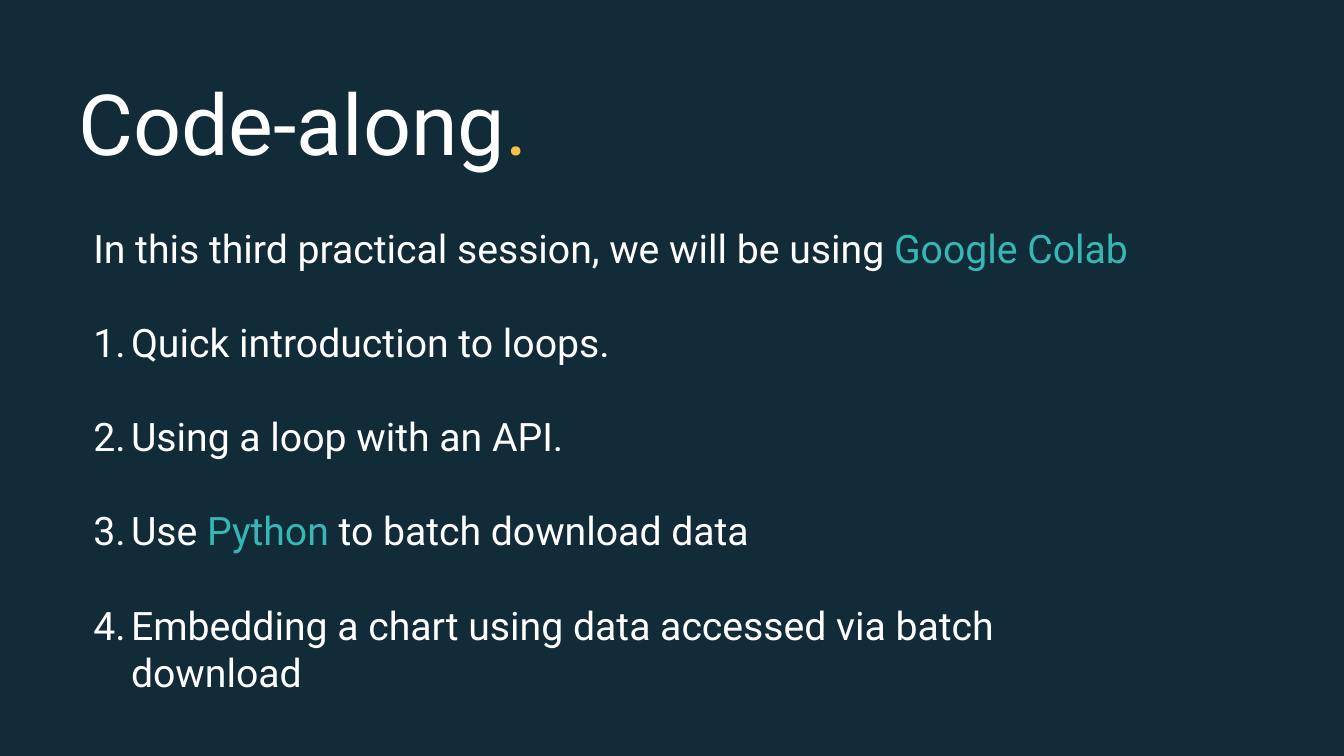
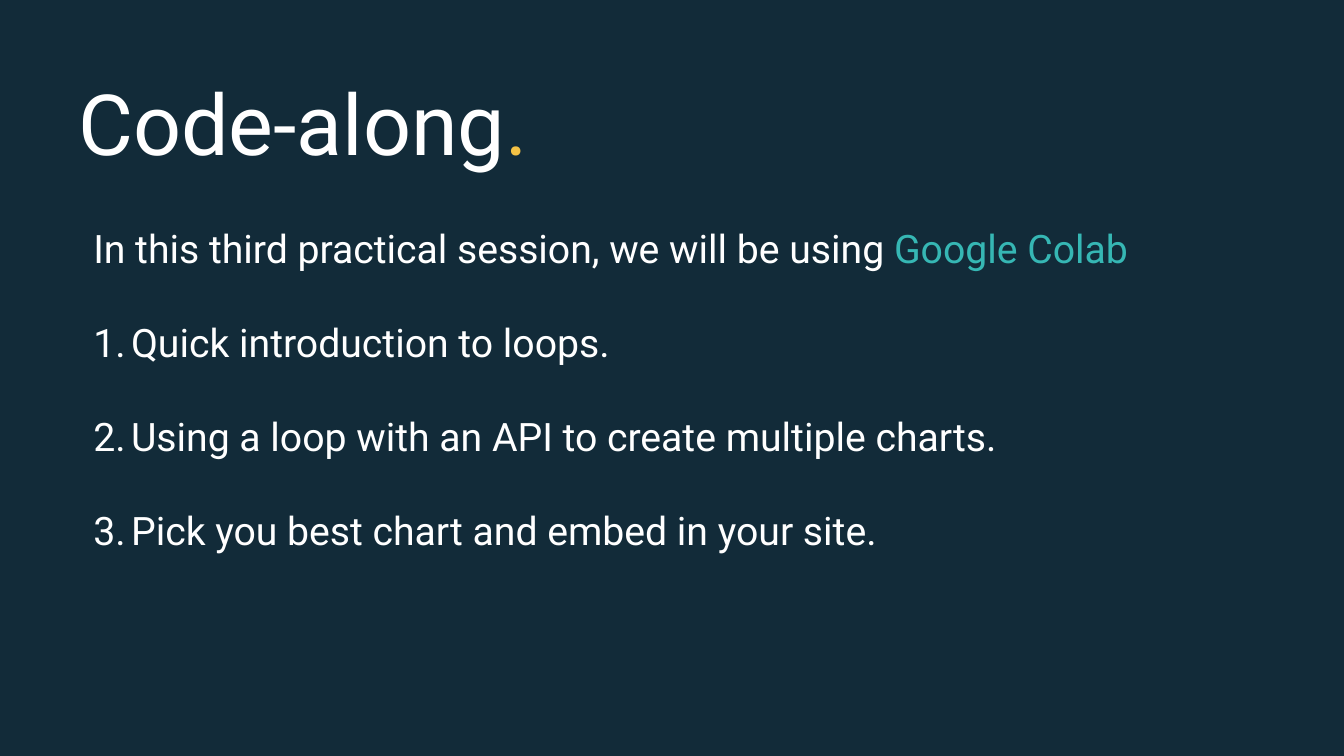
Before and after one commit to EconomicsObservatory/courses, a slide deck: slide 16 of 3/s3_Accessing_data_programmatically.pptx (slide 25 before the commit). Drawn at 1344x756 pixels with LibreOffice and Linux fonts; fonts in the diff are those of the drawing. Boxes give left, top, right and bottom in pixels: in the first picture for what was removed or moved away, otherwise in the second. Text is boxed around its words. In the diff, an @@ line names an element or a change of style, - is before the commit and + after.

```diff
--- a/3/s3_Accessing_data_programmatically.pptx
+++ b/3/s3_Accessing_data_programmatically.pptx
@@ text at [131,421,997,554]: text changed @@
-2. Using a loop with an API.
-3. Use Python to batch download data
-4. Embedding a chart using data accessed via batch download
+2. Using a loop with an API to create multiple charts.
+3. Pick you best chart and embed in your site.
```
Also in this commit, not shown: 3 other slides changed, 4 slides added, 3 slides removed, 6 other files.
